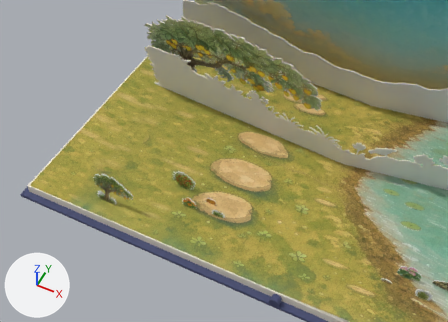
The glTF model live/hare-in-the-moon-s02/exit.glb: old version first, new version second.
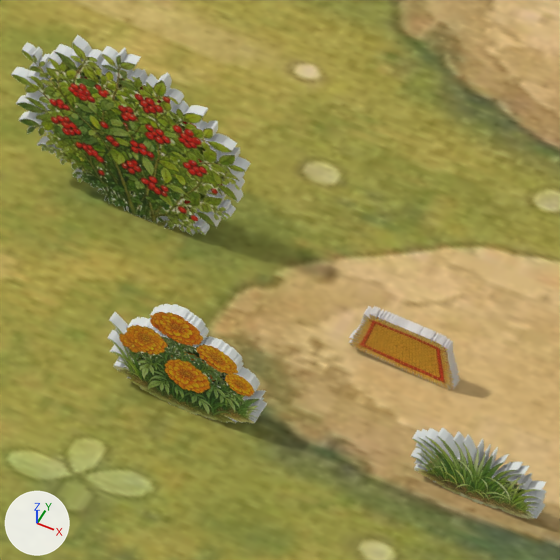
Each version is shown from a camera (50 mm lens) standing at (0.3, -1.658, 1.778) and looking at (-0.375, -0.307, 0.09), then close up on the part from 38% to 51% of the width and 52% to 69% of the height. The lights are fixed; the arrows at lower left show +X, +Y and +Z. The first two pictures are the older version. Where no turn or scale is listed for an object, it has been applied to the vertices.

The first close-up shows 'berry-thicket-l-card_1', 'grass-near-card_1', 'leaf-page', 'marigold-bank-l-card_1', 'woven-mat-l-card_1'.
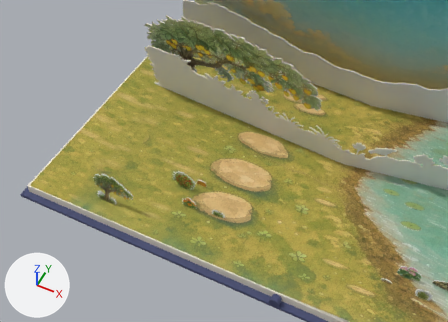
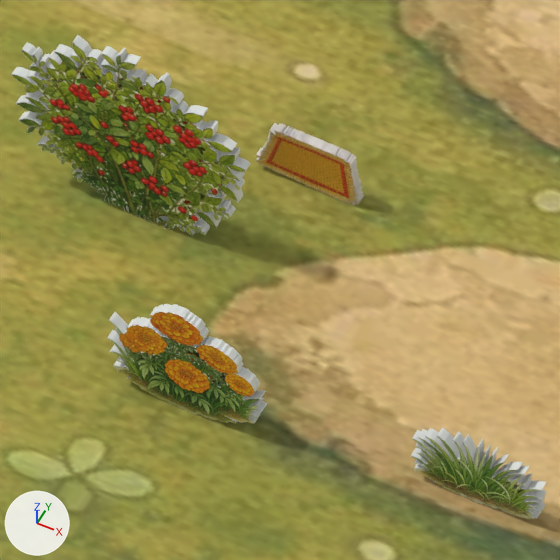
The change, as JSON lines over the scene's bpy script:
```json
{"op": "set", "path": "ob_woven_mat_l_card_1.location", "old": "(-0.36, -0.444, 0.0015)", "new": "(-0.43, -0.384, 0.0015)"}
```

Pixel boxes [x1, y1, x2, y2] of what changed, in the close-ups (560 x 560 px):
```json
{"object": "woven-mat-l-card_1", "change": "moved", "before": [349, 306, 460, 390], "after": [256, 123, 364, 205]}
```
